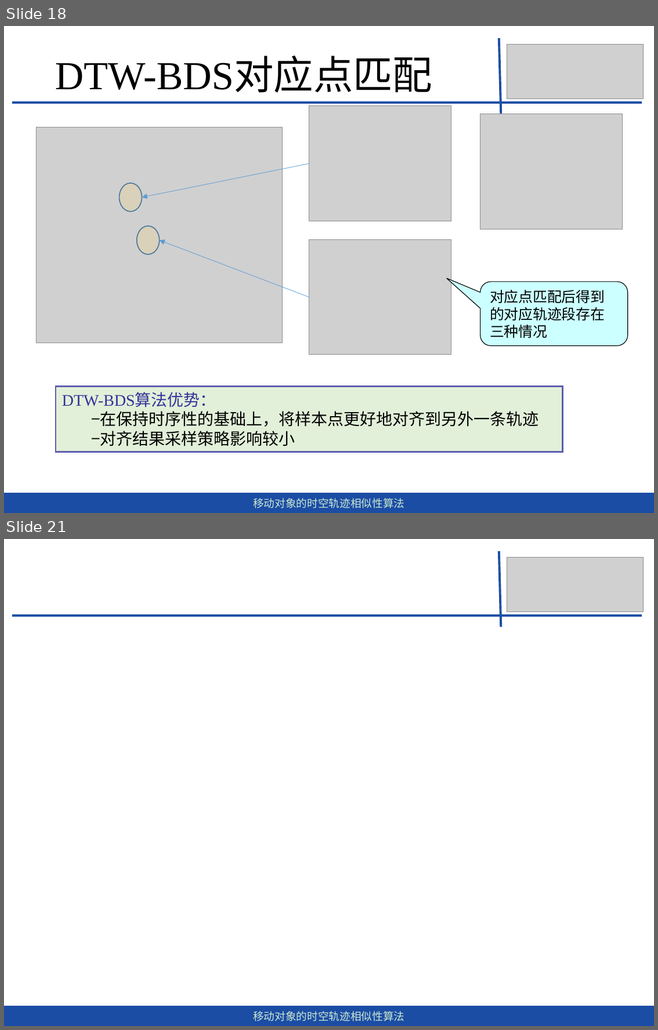
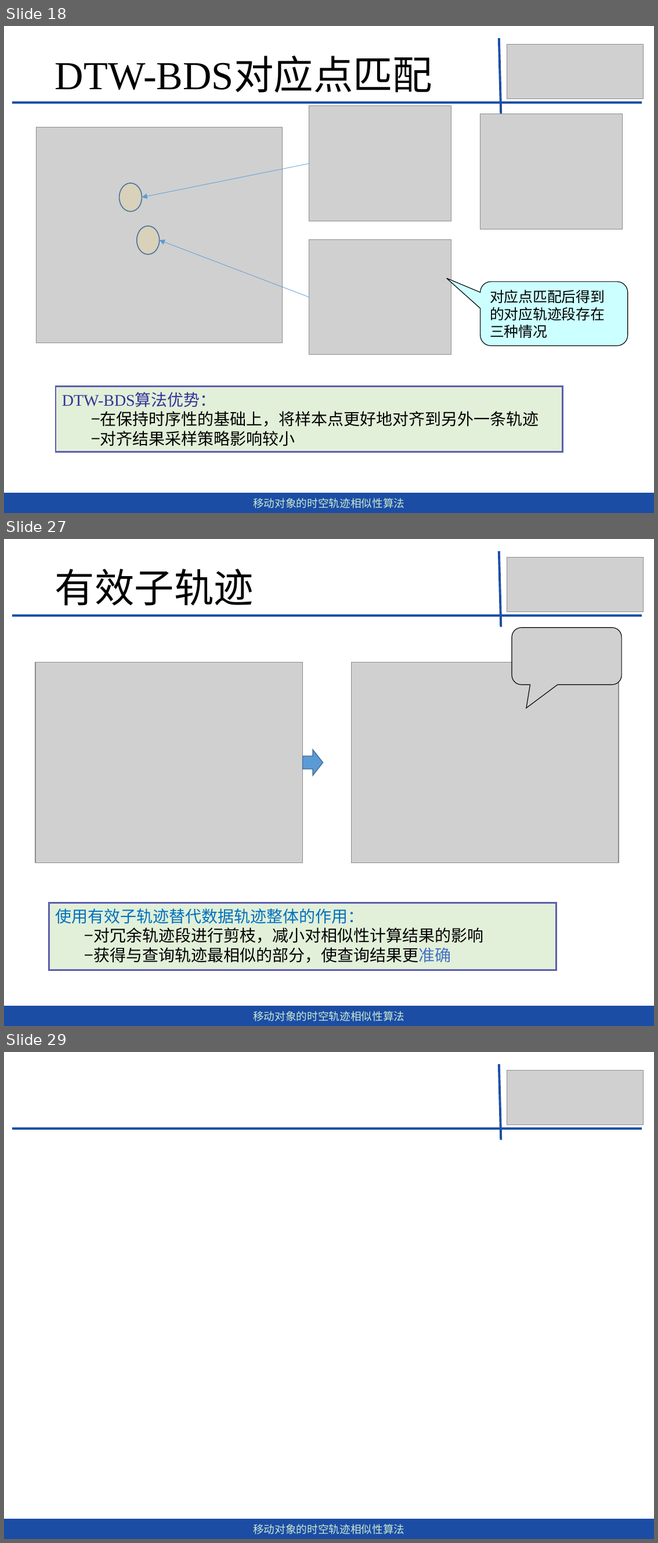
Before and after one commit to dingguangwei/biyelunwen, a slide deck: 答辩——毕设.pptx. Shown one above the other, each under a label of ours: slides 18 and 21 before the commit, slides 18, 27 and 29 after it; the slides between them are not shown. The pictures are 658x1030 and 658x1543 pixels, drawn with LibreOffice and Linux fonts; fonts in the diff are those of the drawing; grey boxes stand for pictures. Boxes give left, top, right and bottom in pixels: in the first picture for what was removed or moved away, otherwise in the second. Text is boxed around its words. In the diff, an @@ line names an element or a change of style, - is before the commit and + after.

```diff
--- a/答辩——毕设.pptx
+++ b/答辩——毕设.pptx
@@ slide 27 added at <box>4,539,654,1026</box>, background #CCE8CF @@
@@ line added from (498, 551) to (501, 627), #1E50A6 2.5 pt @@
@@ text added at <box>55,569,253,606</box>, 44 pt, text #000000 @@
+有效子轨迹
@@ picture added at <box>507,558,643,613</box> @@
@@ line added from (12, 616) to (641, 616), #1E50A6 2.5 pt @@
@@ picture added at <box>511,627,621,685</box> @@
@@ picture added at <box>35,663,302,863</box> @@
@@ picture added at <box>351,663,618,863</box> @@
@@ right arrow added at <box>303,750,323,776</box>, fill #5B9BD5, outline #43739E 1 pt @@
@@ rectangle added at <box>49,903,556,971</box>, fill #E2F0D9, outline #5E5EAF 1.75 pt, 18 pt, text #000000 @@
+使用有效子轨迹替代数据轨迹整体的作用：
+−对冗余轨迹段进行剪枝，减小对相似性计算结果的影响
+−获得与查询轨迹最相似的部分，使查询结果更准确
@@ rectangle added at <box>4,1006,654,1026</box>, fill #1B4DA5, 12 pt, text #CCE8CF @@
+移动对象的时空轨迹相似性算法
@@ what was slide 21 is now slide 29 @@
```
Also in this commit, not shown: 5 slides changed, 4 other slides added, 1 other file.
